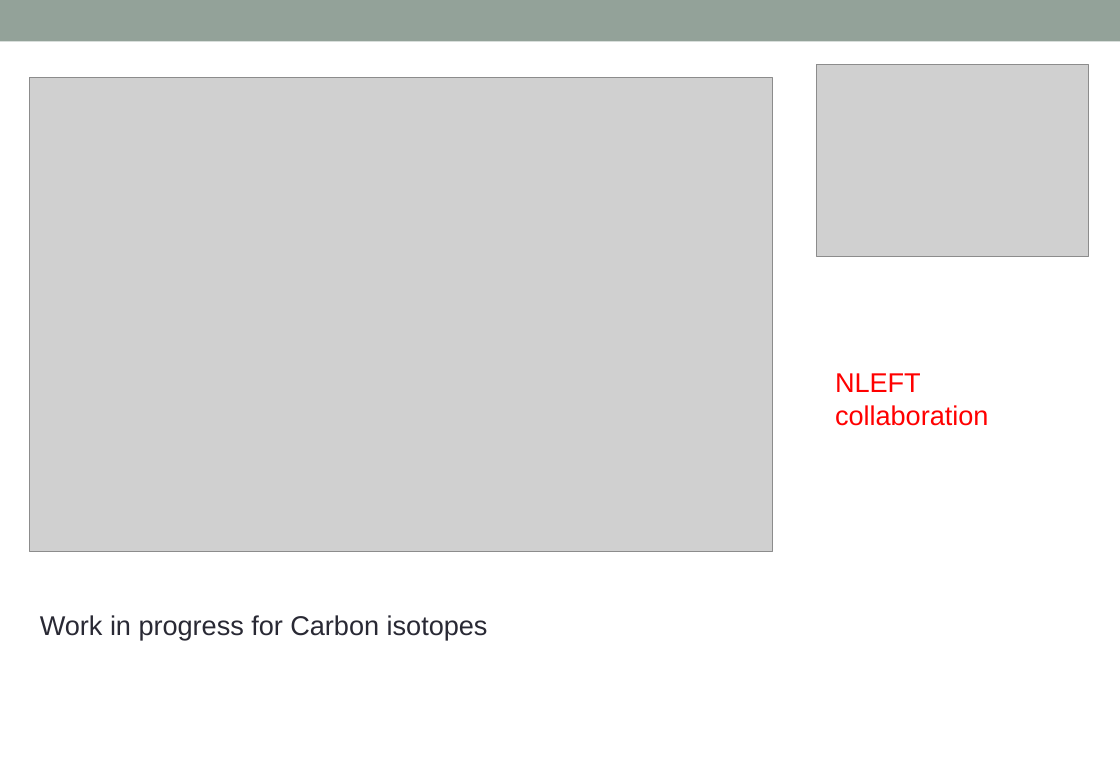
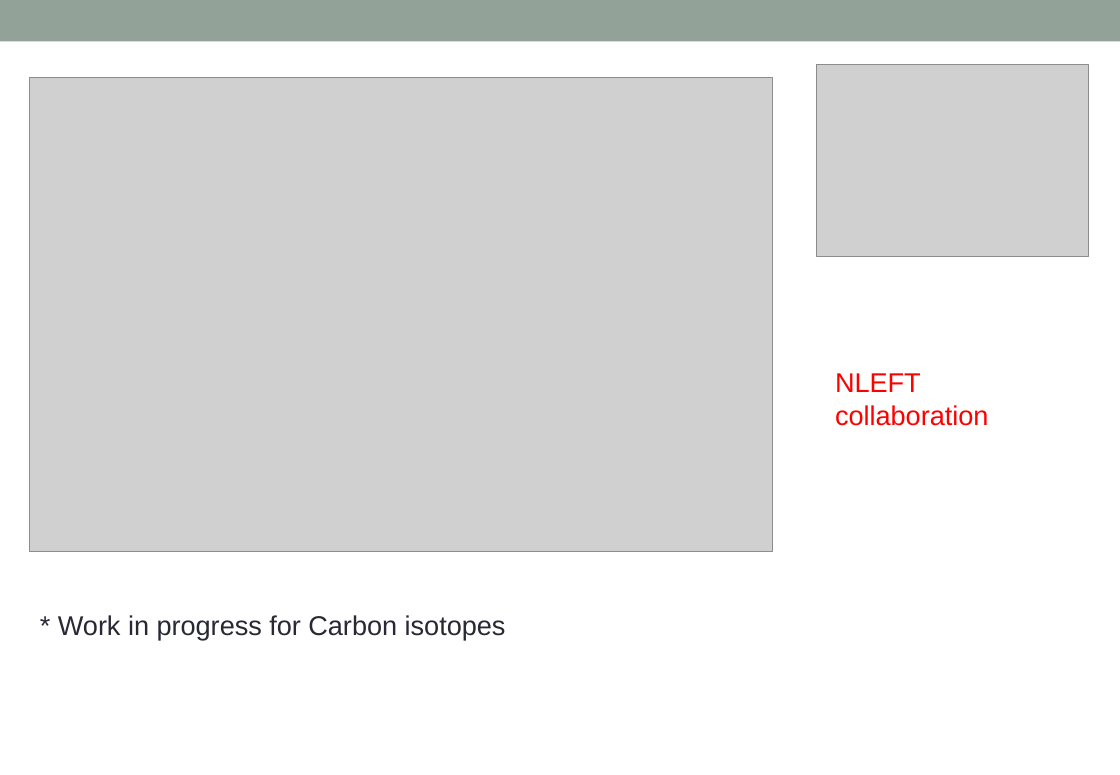
Before and after one commit to alphacentaury-github/NPSS2020, a slide deck: slide 2 of 20240923_WFM_APCTP_Triumf.pptx. Drawn at 1120x775 pixels with LibreOffice and Linux fonts; fonts in the diff are those of the drawing; grey boxes stand for pictures. Boxes give left, top, right and bottom in pixels: in the first picture for what was removed or moved away, otherwise in the second. Text is boxed around its words. In the diff, an @@ line names an element or a change of style, - is before the commit and + after.

```diff
--- a/20240923_WFM_APCTP_Triumf.pptx
+++ b/20240923_WFM_APCTP_Triumf.pptx
@@ text at <box>58,615,506,640</box>: text changed @@
-Work in progress for Carbon isotopes
+* Work in progress for Carbon isotopes
```
